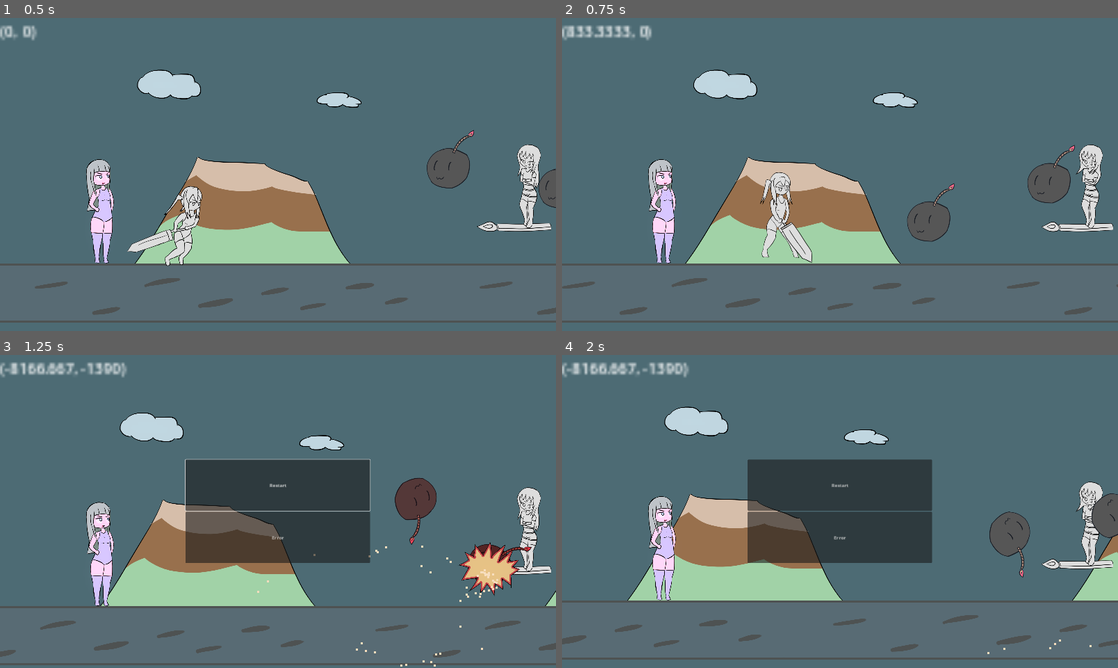
Above: before the commit, frames 1-4 (two rows, left to right).
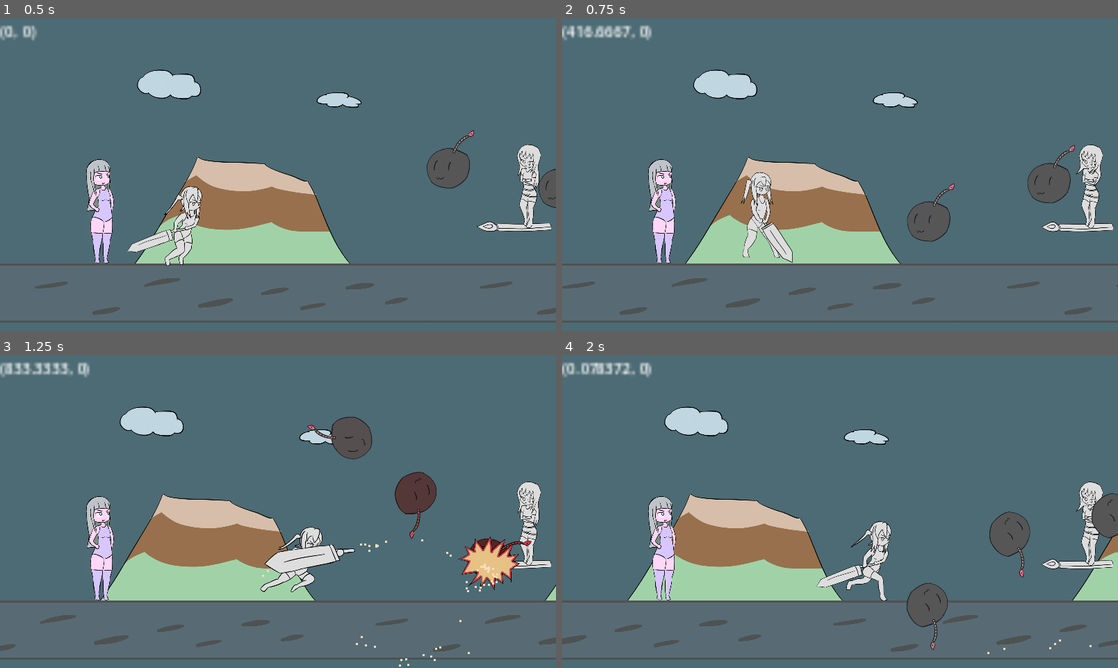
Above: after the commit, the same moments.

Repository: BeatMil/Animurun
Game: Godot game, scene res://Scenes/Forest.tscn
Same seed, same stepped clock (60 frames per second), same inputs: the game is played once before the commit and once after it.
Inputs (mouse positions are in pixels of both pictures, inside the frame that each line leads up to):
- Up to frame 1 (0.5 s): no input
- Up to frame 2 (0.75 s): hold D (move_right) from 0.53 s (still down); hold J (attack) from 0.53 s (still down)
- Up to frame 3 (1.25 s): keep holding D (move_right); keep holding J (attack); tap Space (jump) at 0.77 s; tap K (block) at 0.8 s
- Up to frame 4 (2 s): release D (move_right) at 1.25 s; release J (attack) at 1.25 s; click (840, 486) at 1.25 s, where only the run before the commit has a clickable "Restart"

Frame 1 is identical in both runs. In frame 2, 2.1% of the frame differs, in the area x 0-45%, y 2-79%; in frame 3, 22%, in the area x 0-100%, y 2-100%; in frame 4, 13%.

Commit message:
Chiichan; Decrease movement while attacking

Diff:
--- a/scripts/Chiichan.gd
+++ b/scripts/Chiichan.gd
@@ -52,9 +52,9 @@
 		if Input.is_action_pressed("move_left") and Input.is_action_pressed("move_right"):
 			lerp_velocity_x()
 		elif Input.is_action_pressed("move_left"):
-			velocity = Vector2(-speed * delta, velocity.y)
+			move_left(delta)
 		elif Input.is_action_pressed("move_right"):
-			velocity = Vector2(speed * delta, velocity.y)
+			move_right(delta)
 		else:
 			lerp_velocity_x()
 
@@ -83,6 +83,20 @@
 
 func lerp_velocity_x():
 	velocity = velocity.lerp(Vector2(0, velocity.y), FRICTION)
+
+
+func move_left(delta) ->  void:
+	var calculated_speed = speed
+	if state == States.ATTACKING:
+		calculated_speed = speed / 2
+	velocity = Vector2(-calculated_speed * delta, velocity.y)
+
+
+func move_right(delta) ->  void:
+	var calculated_speed = speed
+	if state == States.ATTACKING:
+		calculated_speed = speed / 2
+	velocity = Vector2(calculated_speed * delta, velocity.y)
 
 
 func spawn_hitbox01(): # used by AnimationPlayer
@@ -129,6 +143,7 @@
 
 
 func attack01():
+	state = States.ATTACKING
 	anim_player.play("attack01_2")
 
 
